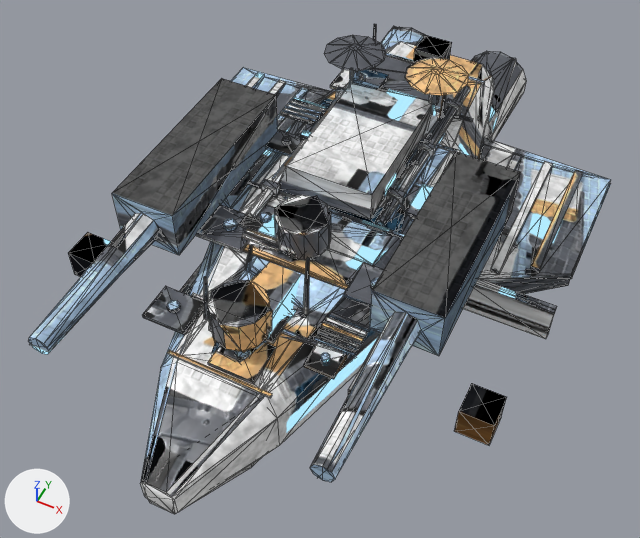
An edit to the glTF model tools/asset_factory/deliveries/npc2_r4/sd_npc_corvette.glb, drawn before and after from the same camera.
The view is the same before and after, from a 50 mm camera at (0.407, -0.874, 0.942) aimed at (0.006, -0.072, -0.06). Arrows for +X, +Y and +Z are at lower left; the lights stay in place. The picture after the commit comes second. Mesh edges are drawn as thin lines. Where no turn or scale is listed for an object, it has been applied to the vertices. Vertices at exactly the same position are counted once.

Objects in the first picture: 'LOD0_body', 'LOD1_body'.
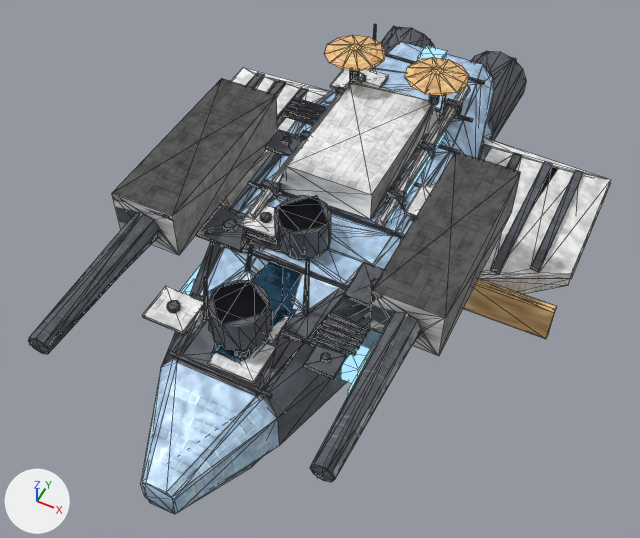
Changed parts and their boxes (x1, y1, x2, y2) in the pictures (640 x 538 px; the box of a moved part takes in the faces that stretch with it):
part 1 of me_lod0_body, moved or reshaped
    before: (454, 383, 507, 445)
    after: (342, 345, 370, 383)
part 2 of me_lod0_body, moved or reshaped (mostly hidden afterwards)
    before: (68, 232, 111, 277)
    after: (183, 279, 195, 295)
part 3 of me_lod0_body, moved or reshaped
    before: (414, 35, 452, 62)
    after: (417, 45, 447, 60)
part 4 of me_lod0_body, surface changed
    both: (29, 26, 610, 513)
part 5 of me_lod1_body, moved or reshaped (mostly hidden)
    before: (239, 94, 457, 323)
    after: (239, 80, 458, 345)
part 6 of me_lod1_body, surface changed
    both: (30, 26, 611, 514)

The edits, one by one:
me_lod0_body is used by ob_lod0_body; location (0.0, 0.0, 0.0).
me_lod0_body had 1532 vertices, 2671 faces and spanned x -0.35..0.35, y -0.5..0.5, z -0.146..0.146.
me_lod0_body now has 1532 vertices, 2665 faces and spans x -0.35..0.35, y -0.5..0.5, z -0.146..0.146.
me_lod0_body part 1: the loose piece of 8 vertices spanning x 0.286..0.335, y -0.233..-0.184, z -0.083..-0.034 is scaled about its middle by 0.8, then moved by (-0.188, 0.0, 0.0).
me_lod0_body part 2: the loose piece of 8 vertices spanning x -0.335..-0.286, y -0.233..-0.184, z -0.083..-0.034 is scaled about its middle by 0.8, then moved by (0.188, 0.0, 0.0).
me_lod0_body part 3: the loose piece of 8 vertices spanning x -0.024..0.024, y 0.35..0.398, z 0.015..0.063 is scaled about its middle by 0.8, then moved by (0.0, 0.0, -0.012).
me_lod0_body part 4: 2629 kept faces spanning x -0.35..0.35, y -0.5..0.5, z -0.146..0.146 get new texture (UV) coordinates.
me_lod1_body is used by ob_lod1_body; location (0.0, 0.0, 0.0).
me_lod1_body had 471 vertices, 791 faces and spanned x -0.352..0.352, y -0.5..0.5, z -0.146..0.147.
me_lod1_body now has 478 vertices, 790 faces and spans x -0.352..0.352, y -0.5..0.5, z -0.146..0.147.
Part 5, on me_lod1_body:
16 vertices are removed from x -0.153..0.096, y -0.323..0.442, z -0.069..0.057.
64 faces are deleted.
1 vertex moves from x -0.091, y 0.068, z 0.043 to x -0.091, y 0.064, z 0.042.
46 vertices are added at x -0.153..0.142, y -0.326..0.442, z -0.086..0.059.
95 new faces join them.
me_lod1_body part 6: 685 kept faces spanning x -0.352..0.352, y -0.5..0.5, z -0.146..0.147 get new texture (UV) coordinates.
Other edits to the shape of me_lod1_body do not show in these pictures.
